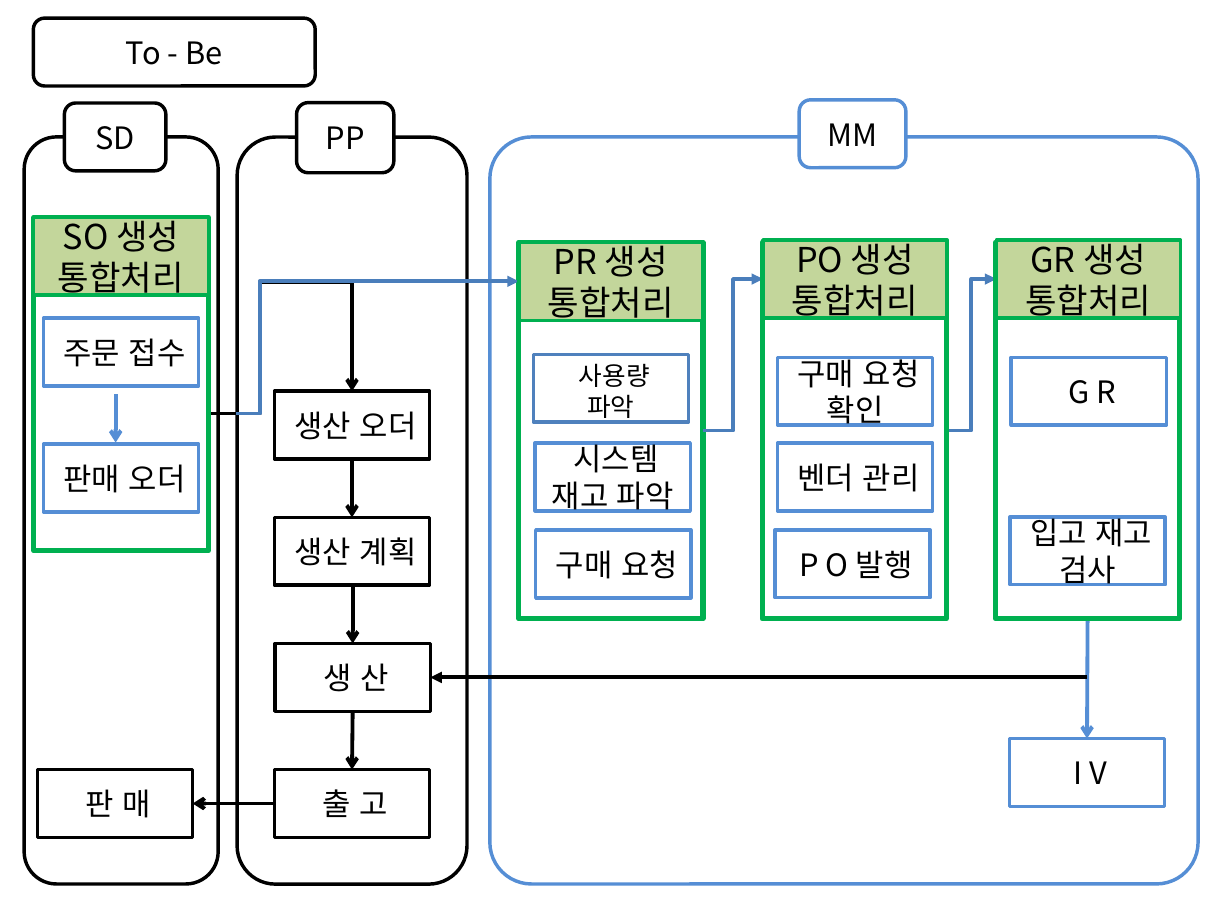
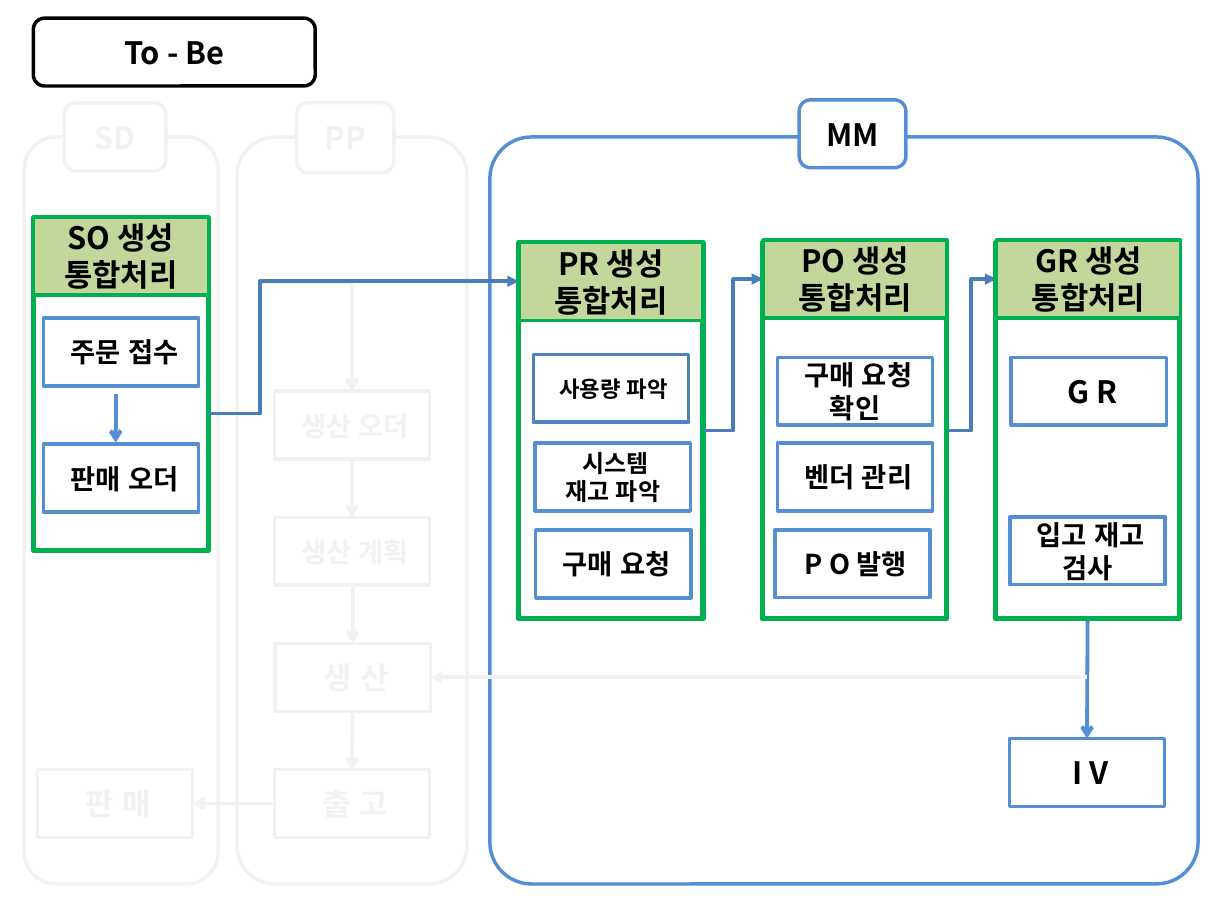
Before and after one commit to naniboy0923/SAP_Project, a slide deck: slide 7 of Document/TO-BE 정의서 미완.pptx. Drawn at 1232x924 pixels with LibreOffice and Linux fonts; fonts in the diff are those of the drawing. Boxes give left, top, right and bottom in pixels: in the first picture for what was removed or moved away, otherwise in the second. Text is boxed around its words. In the diff, an @@ line names an element or a change of style, - is before the commit and + after.

```diff
--- a/Document/TO-BE 정의서 미완.pptx
+++ b/Document/TO-BE 정의서 미완.pptx
@@ bold on in 4 elements at [1011, 357, 1167, 425], [1009, 738, 1164, 806], [800, 100, 907, 168], [33, 18, 315, 86] @@
@@ text in rounded rectangle at [95, 126, 135, 150]: text removed @@
-SD
@@ text in rounded rectangle at [326, 126, 365, 149]: text removed @@
-PP
@@ size 20 to 18 pt, bold on in 4 elements at [519, 243, 703, 320], [763, 240, 947, 318], [33, 217, 208, 294], [997, 240, 1181, 318] @@
@@ elbow arrow (209, 414) - (352, 392): stroke #000000 2.25 pt to #F2F2F2 2.25 pt @@
@@ rectangle "사용량 파악" at [533, 355, 689, 423]: size 15 to 13 pt, bold on @@
@@ line added from (208, 414) to (237, 414), #4B7EBC 2.25 pt @@
@@ text in rectangle at [294, 411, 417, 440]: text removed @@
-생산 오더
@@ rectangle "시스템" at [535, 444, 690, 511]: size 18 to 14 pt, bold on @@
@@ arrow (352, 460) - (352, 517): stroke #000000 2.25 pt to #F2F2F2 2.25 pt @@
@@ text in rectangle at [294, 537, 417, 566]: text removed @@
-생산 계획
@@ size 18 to 16 pt, bold on in 7 elements at [43, 318, 198, 386], [43, 445, 198, 513], [536, 530, 691, 598], [775, 530, 930, 598], [777, 357, 933, 425], [777, 444, 933, 511], [1010, 517, 1165, 585] @@
@@ arrow (352, 585) - (352, 643): stroke #000000 2.25 pt to #F2F2F2 2.25 pt @@
@@ text in rectangle at [323, 663, 388, 692]: text removed @@
-생 산
@@ arrow (1087, 678) - (430, 678): stroke #000000 2.25 pt to #F2F2F2 2.25 pt @@
@@ arrow (352, 711) - (352, 770): stroke #000000 2.25 pt to #F2F2F2 2.25 pt @@
@@ outline #000000 2 pt to #F2F2F2 2 pt in 9 elements at [25, 137, 218, 883], [237, 137, 467, 883], [275, 392, 430, 460], [275, 517, 430, 585], [275, 643, 430, 711], [275, 770, 430, 838], [64, 103, 165, 171], [297, 102, 394, 172], [37, 770, 192, 838] @@
@@ text in rectangle at [86, 789, 151, 818]: text removed @@
-판 매
@@ arrow (275, 803) - (192, 803): stroke #000000 2.25 pt to #F2F2F2 2.25 pt @@
@@ text in rectangle at [323, 789, 388, 817]: text removed @@
-출 고
```
Also in this commit, not shown: 6 other slides changed, 1 slide removed.
